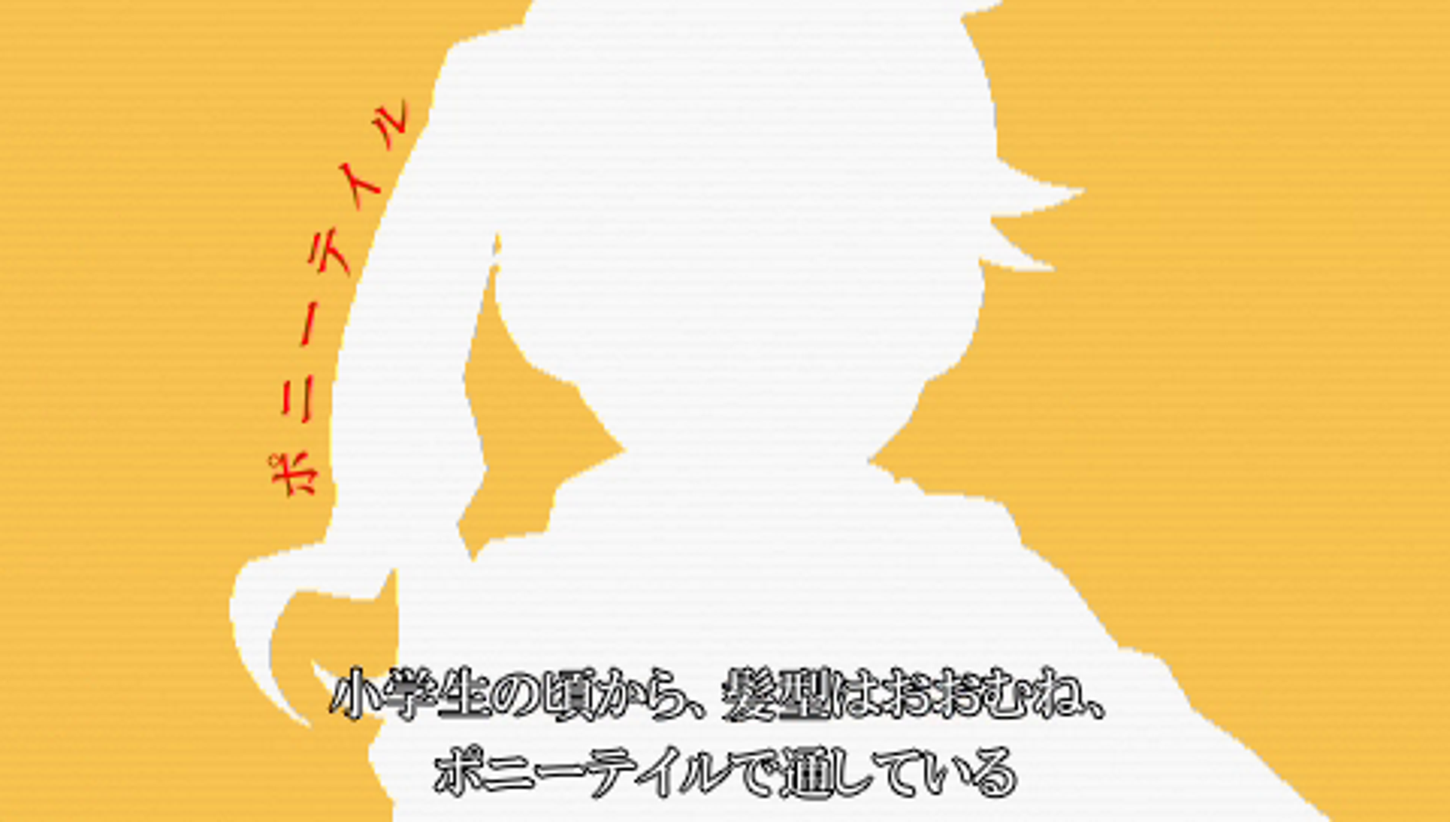
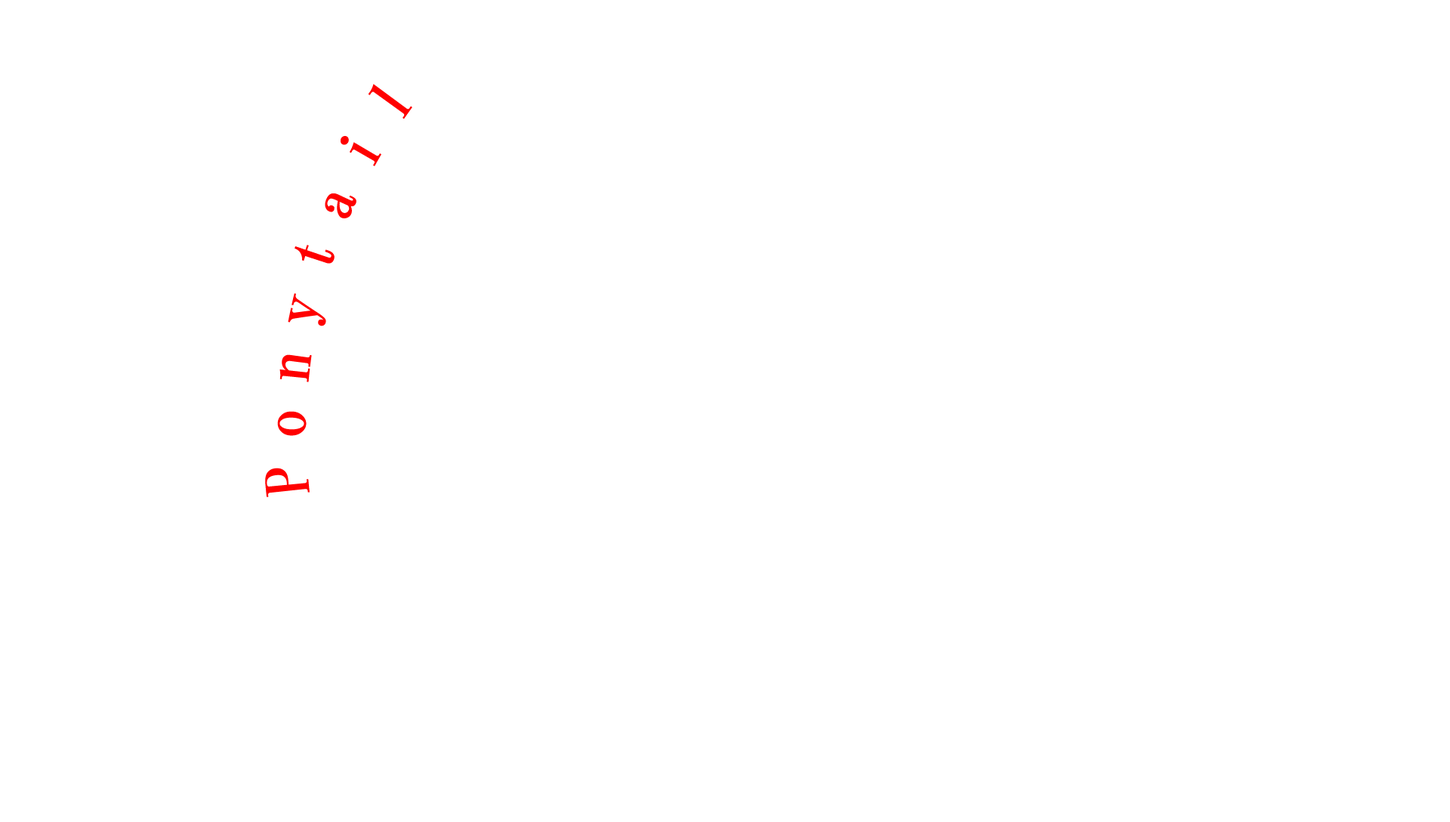
Layer changes from the first 1450px x 822px image to the second:
added layer "Ponytail" above "ポニーテイル" over (265, 83, 413, 497)
hid "Background", moved it above "Layer 2" over (0, 0, 1450, 822)
